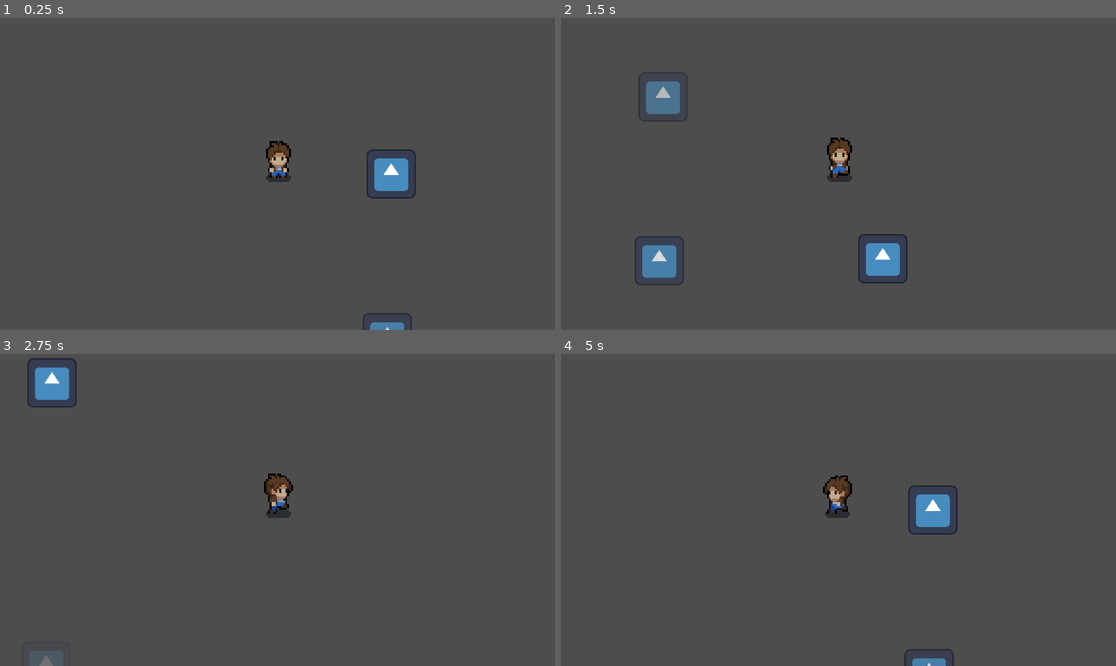
Above: before the commit, frames 1-4 (two rows, left to right).
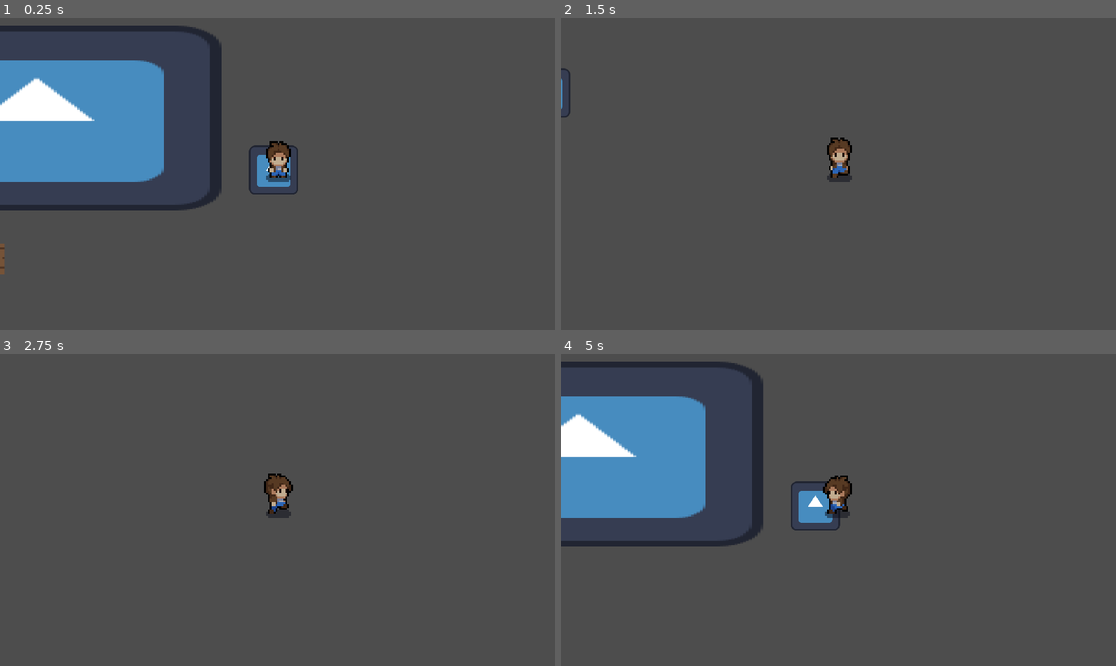
Above: after the commit, the same moments.

Repository: hotung9108/escape-plan
Game: Godot game, scene res://scenes/enemy/enemy_develop.tscn
The game is run twice, just before and just after one commit, with the same random seed, the same clock (stepped at 60 frames per second) and the same inputs. This scene is started directly instead of the project's main scene. The engine's default icon, where the game draws it, is replaced by a stand-in: a white triangle on a blue panel in a dark square.
Inputs:
- Up to frame 1 (0.25 s): no input
- Up to frame 2 (1.5 s): hold Right (ui_right) 0.53-1.28 s; hold Down (ui_down) from 1.28 s (still down)
- Up to frame 3 (2.75 s): release Down (ui_down) at 2.03 s; hold Right (ui_right) from 2.03 s (still down)
- Up to frame 4 (5 s): release Right (ui_right) at 2.78 s; hold Up (ui_up) 2.78-3.53 s; hold Left (ui_left) from 3.53 s (still down)

The runs differ from the first frame. In frame 1, 16% of the frame differs, in the area x 0-75%, y 2-100%; in frame 2, 2.5%; in frame 3, 0.9%; in frame 4, 14%.

Commit message:
add: Enemy controller, Path system, point data;

Diff:
--- a/scenes/enemy/enemy_develop.tscn
+++ b/scenes/enemy/enemy_develop.tscn
@@ -1,27 +1,45 @@
-[gd_scene load_steps=4 format=3 uid="uid://73iql2w1b728"]
+[gd_scene load_steps=13 format=3 uid="uid://73iql2w1b728"]
 
 [ext_resource type="PackedScene" uid="uid://d0op85h1k8gvl" path="res://scenes/characters/player.tscn" id="1_ygwrf"]
 [ext_resource type="Script" uid="uid://ygw46gcaajm6" path="res://scripts/enemy/path_system.gd" id="2_newos"]
 [ext_resource type="PackedScene" uid="uid://c7m174thiut6q" path="res://scenes/enemy/point.tscn" id="3_ygwrf"]
+[ext_resource type="Script" uid="uid://clamnlsyt2yuu" path="res://scripts/enemy/enemy_controller.gd" id="4_d4n40"]
+[ext_resource type="Texture2D" uid="uid://ctv3lnk3netwk" path="res://assets/tiles/MysticWood/tilesets/floors/wooden.png" id="4_mgoop"]
+[ext_resource type="Script" uid="uid://c7dr1to65jloj" path="res://scripts/enemy/enemy_direct_run.gd" id="5_newos"]
+[ext_resource type="Script" uid="uid://dpbdx6a7kctn1" path="res://scenes/enemy/enemy_path_finding.gd" id="7_cdu5w"]
+[ext_resource type="Texture2D" uid="uid://bkgco0o5ba8t7" path="res://assets/icon.svg" id="7_oo8y3"]
+
+[sub_resource type="CircleShape2D" id="CircleShape2D_newos"]
+
+[sub_resource type="CircleShape2D" id="CircleShape2D_cdu5w"]
+
+[sub_resource type="CircleShape2D" id="CircleShape2D_d4n40"]
+
+[sub_resource type="RectangleShape2D" id="RectangleShape2D_cdu5w"]
 
 [node name="enemy_develop" type="Node2D"]
 
 [node name="Player" parent="." instance=ExtResource("1_ygwrf")]
+position = Vector2(307, 189)
 
 [node name="PathSystem" type="Node2D" parent="."]
 script = ExtResource("2_newos")
 
 [node name="Point" parent="PathSystem" node_paths=PackedStringArray("relativeNodes") instance=ExtResource("3_ygwrf")]
-position = Vector2(59, 0)
-relativeNodes = [NodePath("../Point2")]
+position = Vector2(308, 85)
+relativeNodes = [NodePath("../Point7"), NodePath("../Point3")]
+
+[node name="Point7" parent="PathSystem" node_paths=PackedStringArray("relativeNodes") instance=ExtResource("3_ygwrf")]
+position = Vector2(305, 187)
+relativeNodes = [NodePath("../Point")]
 
 [node name="Point2" parent="PathSystem" node_paths=PackedStringArray("relativeNodes") instance=ExtResource("3_ygwrf")]
 position = Vector2(57, 85)
-relativeNodes = [NodePath("../Point3"), NodePath("../Point4"), NodePath("../Point")]
+relativeNodes = [NodePath("../Point3"), NodePath("../Point4")]
 
 [node name="Point3" parent="PathSystem" node_paths=PackedStringArray("relativeNodes") instance=ExtResource("3_ygwrf")]
 position = Vector2(173, 84)
-relativeNodes = [NodePath("../Point2")]
+relativeNodes = [NodePath("../Point2"), NodePath("../Point")]
 
 [node name="Point4" parent="PathSystem" node_paths=PackedStringArray("relativeNodes") instance=ExtResource("3_ygwrf")]
 position = Vector2(57, 167)
@@ -34,3 +52,71 @@
 [node name="Point6" parent="PathSystem" node_paths=PackedStringArray("relativeNodes") instance=ExtResource("3_ygwrf")]
 position = Vector2(170, 231)
 relativeNodes = [NodePath("../Point5")]
+
+[node name="Enemy" type="CharacterBody2D" parent="." node_paths=PackedStringArray("pathSystem", "currentNode")]
+position = Vector2(169, 233)
+script = ExtResource("4_d4n40")
+pathSystem = NodePath("../PathSystem")
+SPEED = 50.0
+currentNode = NodePath("../PathSystem/Point6")
+metadata/_edit_group_ = true
+
+[node name="CollisionShape2D" type="CollisionShape2D" parent="Enemy"]
+shape = SubResource("CircleShape2D_newos")
+
+[node name="WallRayCast2D" type="RayCast2D" parent="Enemy"]
+enabled = false
+target_position = Vector2(0, 0)
+collision_mask = 2
+
+[node name="WallShapeCast2D" type="ShapeCast2D" parent="Enemy"]
+enabled = false
+shape = SubResource("CircleShape2D_cdu5w")
+target_position = Vector2(0, 0)
+max_results = 1
+collision_mask = 2
+
+[node name="TriggerArea" type="Area2D" parent="Enemy"]
+
+[node name="CollisionShape2D" type="CollisionShape2D" parent="Enemy/TriggerArea"]
+scale = Vector2(30, 30)
+shape = SubResource("CircleShape2D_d4n40")
+
+[node name="Sprite2D" type="Sprite2D" parent="Enemy"]
+texture = ExtResource("4_mgoop")
+
+[node name="DirectRun" type="Node" parent="Enemy"]
+physics_interpolation_mode = 2
+script = ExtResource("5_newos")
+
+[node name="PathFinding" type="Node" parent="Enemy"]
+script = ExtResource("7_cdu5w")
+
+[node name="Wall" type="StaticBody2D" parent="."]
+position = Vector2(179, 0)
+scale = Vector2(10, 6)
+collision_layer = 3
+metadata/_edit_group_ = true
+
+[node name="Sprite2D" type="Sprite2D" parent="Wall"]
+scale = Vector2(0.15, 0.15)
+texture = ExtResource("7_oo8y3")
+
+[node name="CollisionShape2D" type="CollisionShape2D" parent="Wall"]
+shape = SubResource("RectangleShape2D_cdu5w")
+
+[node name="Wall2" type="StaticBody2D" parent="."]
+position = Vector2(182.00002, 160)
+scale = Vector2(10, 5)
+collision_layer = 3
+metadata/_edit_group_ = true
+
+[node name="Sprite2D" type="Sprite2D" parent="Wall2"]
+scale = Vector2(0.15, 0.15)
+texture = ExtResource("7_oo8y3")
+
+[node name="CollisionShape2D" type="CollisionShape2D" parent="Wall2"]
+shape = SubResource("RectangleShape2D_cdu5w")
+
+[connection signal="body_entered" from="Enemy/TriggerArea" to="Enemy" method="_on_trigger_area_body_entered"]
+[connection signal="body_exited" from="Enemy/TriggerArea" to="Enemy" method="_on_trigger_area_body_exited"]
--- /dev/null
+++ b/scenes/enemy/enemy_path_finding.gd
@@ -0,0 +1,96 @@
+extends Node
+
+var pq = PriorityQueue.new()
+var marker = {}
+var g_score = {}
+var endNode: Node2D = null
+var path: Array = []
+var pathIndex: int = 0
+var nextNode: Node2D = null
+
+func run(sNode: Node2D, eNode: Node2D) -> Vector2:
+	if eNode != endNode:
+		endNode = eNode
+		calculate_path(sNode, eNode)
+
+
+	if sNode == nextNode or nextNode == null:
+		pathIndex += 1
+		if pathIndex < path.size():
+			nextNode = path[pathIndex]
+		else:
+			nextNode = null
+
+	if nextNode == null:
+		return Vector2.ZERO
+	else:
+		return get_parent().position.direction_to(nextNode.position)
+
+func calculate_path(sNode: Node2D, eNode: Node2D):
+	pq.clear()
+	marker.clear()
+	g_score.clear()
+	path.clear()
+
+	# Track which nodes we've ALREADY PROCESSED (closed set)
+	var closed_set = {}
+
+	# Initialize start
+	g_score[sNode] = 0
+	var h = sNode.vertexWeight
+	pq.push(sNode, h, sNode)
+
+	while not pq.is_empty():
+		var currentNode = pq.pop()
+
+		if currentNode == null:
+			break
+
+		# ✅ CRITICAL: Skip if already processed
+		if closed_set.has(currentNode):
+			continue
+
+		# Mark as processed
+		closed_set[currentNode] = true
+
+		# Found goal
+		if currentNode == eNode:
+			break
+
+		# Check all neighbors
+		for i in range(currentNode.relativeNodes.size()):
+			var neighbor = currentNode.relativeNodes[i]
+
+			# ✅ Skip if already processed (won't go back)
+			if closed_set.has(neighbor):
+				continue
+
+			# Calculate new g-score
+			var edge_cost = currentNode.relativeNodesDistance[i]
+			var tentative_g = g_score[currentNode] + edge_cost
+
+			# ✅ Only update if this is a better path
+			if not g_score.has(neighbor) or tentative_g < g_score[neighbor]:
+				# Found better path to this neighbor
+				g_score[neighbor] = tentative_g
+				marker[neighbor] = currentNode
+
+				# Calculate f-score
+				var h_neighbor = neighbor.vertexWeight
+				var f = tentative_g + h_neighbor
+
+				# Update or add to priority queue
+				if pq.has(neighbor):
+					pq.update_priority(neighbor, f)
+				else:
+					pq.push(neighbor, f, neighbor)
+
+	# Reconstruct path
+	path.clear()
+	var temp = eNode
+	while temp != null:
+		path.push_front(temp)
+		temp = marker.get(temp, null)
+
+	pathIndex = 0
+	nextNode = path[0] if path.size() > 0 else null
--- a/scenes/enemy/point.tscn
+++ b/scenes/enemy/point.tscn
@@ -3,10 +3,9 @@
 [ext_resource type="Script" uid="uid://f1bf45brsr68" path="res://scripts/enemy/point_data.gd" id="1_ww3n8"]
 [ext_resource type="Texture2D" uid="uid://bkgco0o5ba8t7" path="res://assets/icon.svg" id="2_fisnv"]
 
-[node name="Point" type="Node2D" node_paths=PackedStringArray("relativeNodes")]
+[node name="Point" type="Node2D"]
 z_index = -1
 script = ExtResource("1_ww3n8")
-relativeNodes = [NodePath("")]
 metadata/_edit_group_ = true
 
 [node name="Sprite2D" type="Sprite2D" parent="."]
--- /dev/null
+++ b/scripts/enemy/enemy_controller.gd
@@ -0,0 +1,77 @@
+extends CharacterBody2D
+
+var raycast: RayCast2D
+var shapecast: ShapeCast2D
+var player: Node2D
+@export var pathSystem: PathSystem
+
+@export var SPEED: float = 100.0
+
+var direction: Vector2
+var isPlayerInRange: bool = false
+enum  ENEMY_STATE {
+	IDLE,
+	CHASE,
+	PATH_FINDING
+}
+var state: ENEMY_STATE = ENEMY_STATE.IDLE
+@export var currentNode: Node2D
+
+func _ready() -> void:
+	raycast = get_node("WallRayCast2D")
+	shapecast = get_node("WallShapeCast2D")
+	raycast.enabled = false
+	raycast.collision_mask = 2
+	player = get_tree().get_first_node_in_group("Player")
+	get_node("PathFinding").nextNode = currentNode
+
+func _physics_process(delta: float):
+	state_decide()
+
+	do_action()
+
+func state_decide():
+	if raycast.enabled:
+		raycast.target_position = to_local(player.global_position)
+		raycast.force_raycast_update()
+		if raycast.is_colliding():
+			state = ENEMY_STATE.PATH_FINDING
+		else:
+			shapecast.enabled = true
+			shapecast.target_position = to_local(player.global_position)
+			shapecast.force_shapecast_update()
+			if shapecast.is_colliding():
+				state = ENEMY_STATE.PATH_FINDING
+			else:
+				state = ENEMY_STATE.CHASE
+			shapecast.enabled = false
+	else:
+		state = ENEMY_STATE.IDLE
+
+func do_action():
+	match state:
+		ENEMY_STATE.IDLE:
+			direction = Vector2.ZERO
+		ENEMY_STATE.CHASE:
+			direction = get_node("DirectRun").run()
+		ENEMY_STATE.PATH_FINDING:
+			var pathFinding = get_node("PathFinding")
+			if pathFinding.nextNode == null:
+				direction = Vector2.ZERO
+				return
+			if abs(position.x - pathFinding.nextNode.position.x) <= 2 and abs(position.y - pathFinding.nextNode.position.y) <= 2:
+				currentNode = pathFinding.nextNode
+
+			direction = pathFinding.run(currentNode, pathSystem.playerNeareastPoint)
+
+	velocity = direction * SPEED
+
+	move_and_slide()
+
+func _on_trigger_area_body_entered(body: Node2D) -> void:
+	if (body.is_in_group("Player")):
+		raycast.enabled = true
+
+func _on_trigger_area_body_exited(body: Node2D) -> void:
+	if (body.is_in_group("Player")):
+		raycast.enabled = false
--- /dev/null
+++ b/scripts/enemy/enemy_direct_run.gd
@@ -0,0 +1,10 @@
+extends Node
+
+var player: Node2D
+
+func _ready() -> void:
+	player = get_tree().get_first_node_in_group("Player")
+
+
+func run() -> Vector2:
+	return get_parent().position.direction_to(player.position)
--- a/scripts/enemy/point_data.gd
+++ b/scripts/enemy/point_data.gd
@@ -2,10 +2,18 @@
 
 @export var relativeNodes: Array[Node2D] = []
 
+var relativeNodesDistance: Array[float] = []
 var vertexWeight: int
+var parentPathSystem: PathSystem
 
 func _ready():
-	get_parent().nodes.append(self)
+	parentPathSystem = get_parent()
+
+	parentPathSystem.nodes.append(self)
+
+	for r in relativeNodes:
+		relativeNodesDistance.push_back(position.distance_squared_to(r.position))
+
 	print(get_parent().nodes)
 
 func set_vertex_weight(value: int, parent: Node2D):
--- /dev/null
+++ b/scripts/util/shared/priority_queue.gd
@@ -0,0 +1,54 @@
+class_name PriorityQueue
+
+var _nodes: Dictionary = {}  # node_id -> {priority, node_data}
+var _sorted_keys: Array = []
+
+func push(node_id, priority: float, node_data):
+	_nodes[node_id] = {"priority": priority, "data": node_data}
+
+	# Insert in sorted position
+	var insert_pos = _sorted_keys.bsearch_custom(priority, func(a, b):
+		return _nodes[a].priority < b
+	)
+	_sorted_keys.insert(insert_pos, node_id)
+
+func pop():
+	if _sorted_keys.is_empty():
+		return null
+
+	var node_id = _sorted_keys.pop_front()
+	var result = _nodes[node_id].data
+	_nodes.erase(node_id)
+
+	return result
+
+func update_priority(node_id, new_priority: float):
+	if not _nodes.has(node_id):
+		return
+
+	# Remove old position
+	_sorted_keys.erase(node_id)
+
+	# Update priority
+	_nodes[node_id].priority = new_priority
+
+	# Re-insert
+	var insert_pos = _sorted_keys.bsearch_custom(new_priority, func(a, b):
+		return _nodes[a].priority < b
+	)
+	_sorted_keys.insert(insert_pos, node_id)
+
+func has(node_id) -> bool:
+	return _nodes.has(node_id)
+
+func is_empty() -> bool:
+	return _sorted_keys.is_empty()
+
+func clear():
+	_nodes.clear()
+	_sorted_keys.clear()
+
+func get_priority(node_id) -> float:
+	if not _nodes.has(node_id):
+		return INF  # Or return -1, or push_error
+	return _nodes[node_id].priority
Not shown, added: scenes/enemy/enemy_path_finding.gd.uid
Not shown, added: scripts/enemy/enemy_controller.gd.uid
Not shown, added: scripts/enemy/enemy_direct_run.gd.uid
Not shown, added: scripts/util/shared/priority_queue.gd.uid
